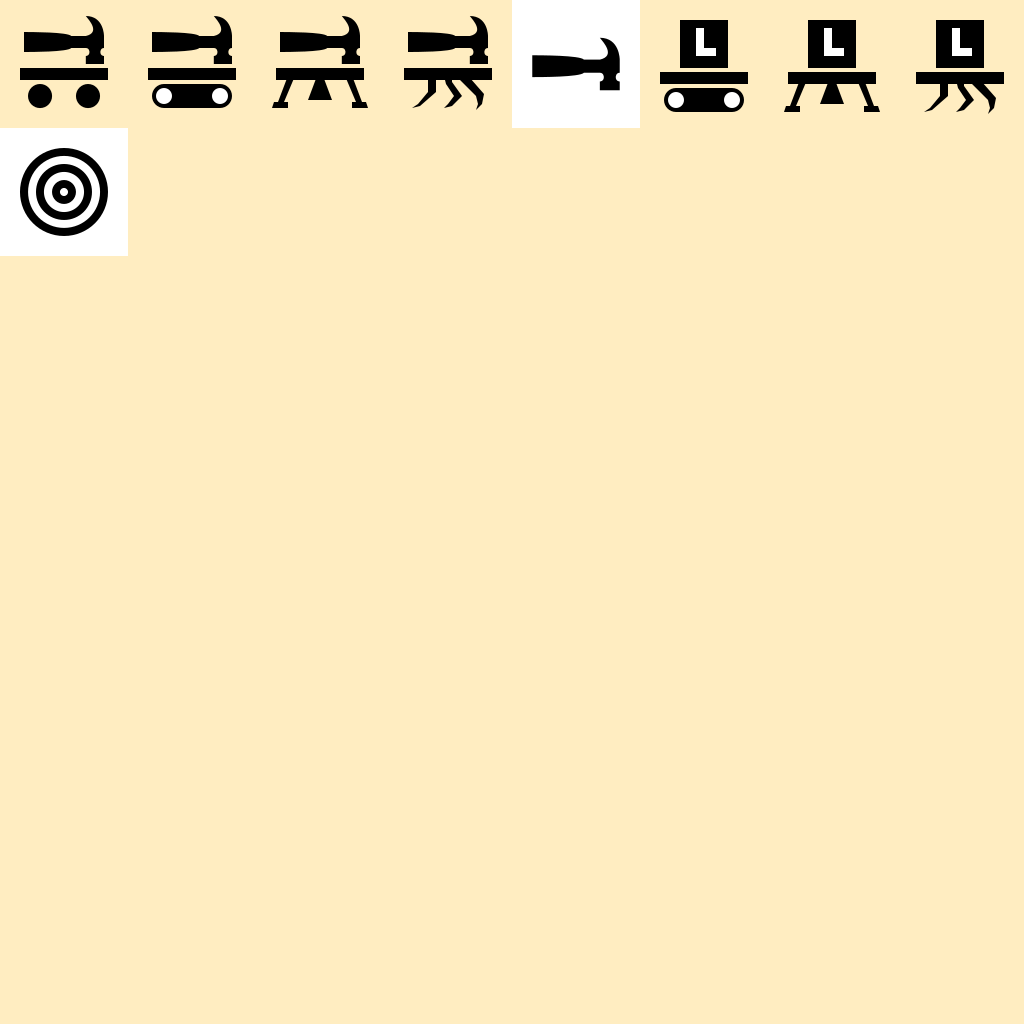
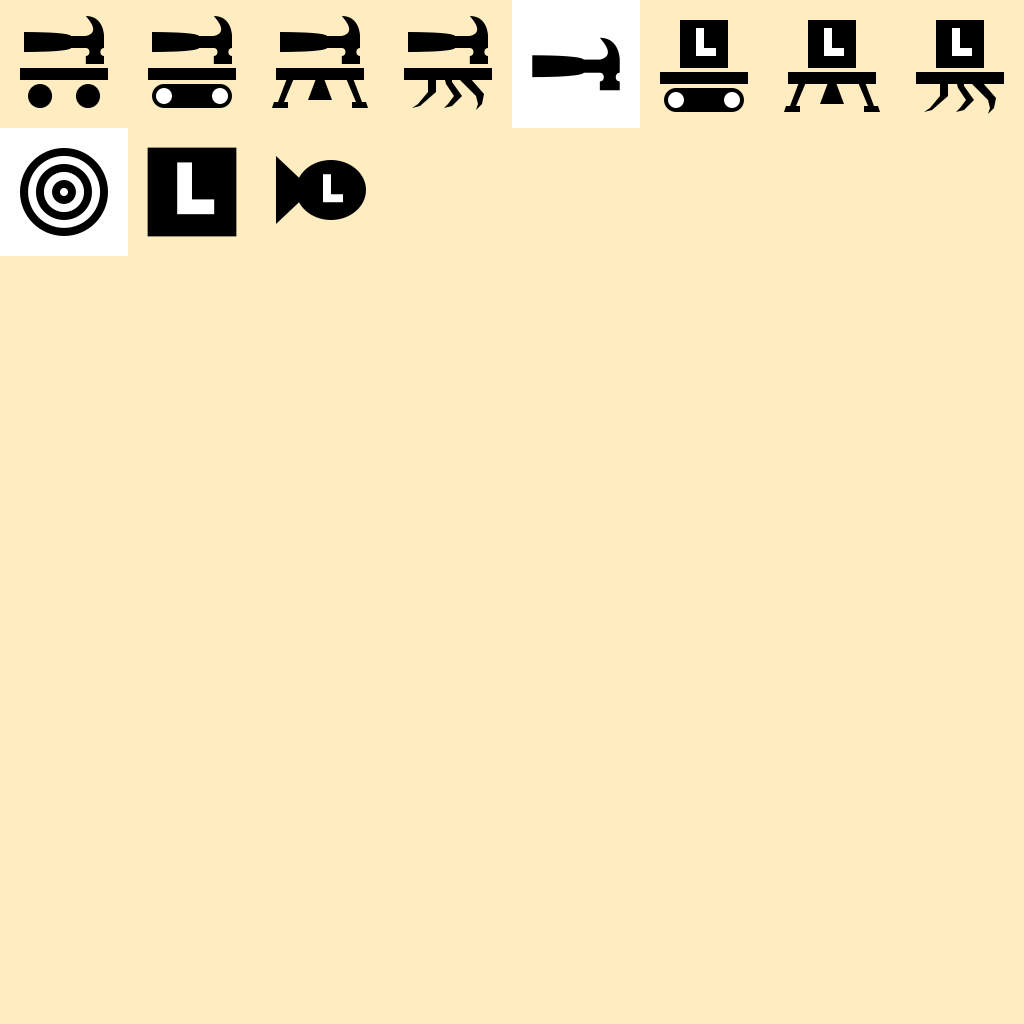
Before/after of a 1024x1024 layered artwork. What changed in the layer stack:
added layer "button4-11-src_vector.png" above "button4-10-src_vector.png" over [276, 156, 366, 224]
added layer "button4-10-src_vector.png" above "Target-research-icon" over [147, 147, 237, 237]
